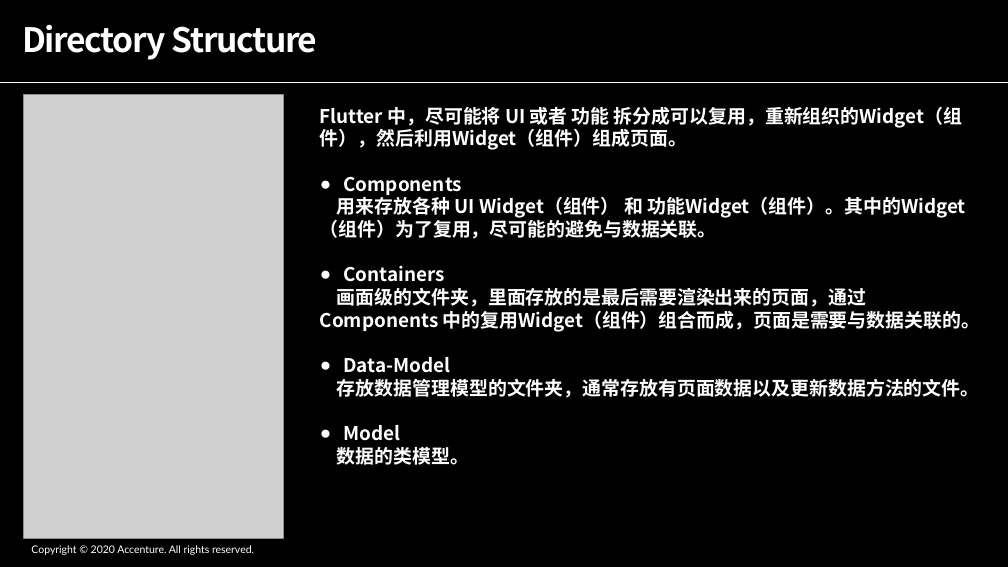
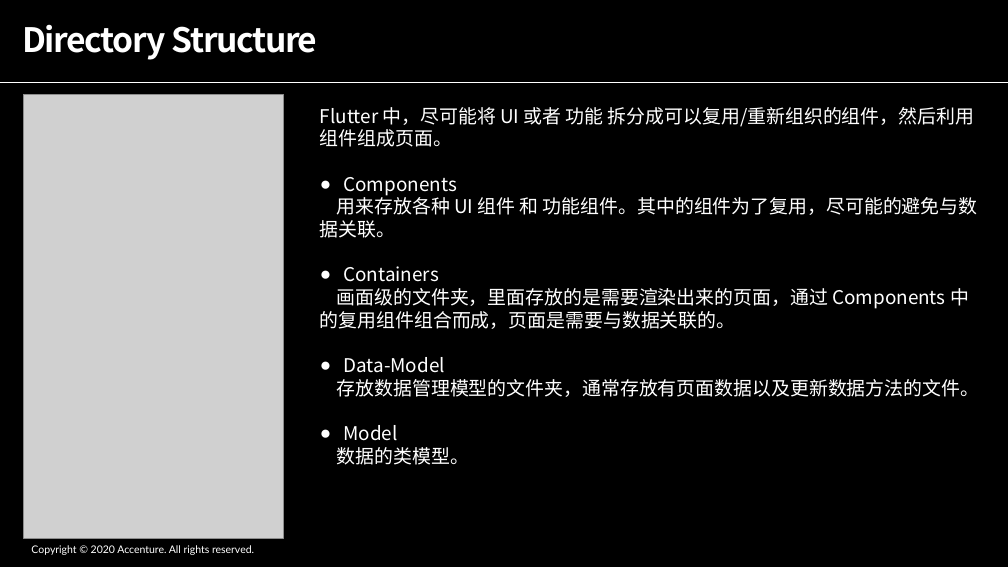
Before and after one commit to ShadowTricker/flutter_common, a slide deck: slide 4 of flutter_common.pptx. Drawn at 1008x567 pixels with LibreOffice and Linux fonts; fonts in the diff are those of the drawing; grey boxes stand for pictures. Boxes give left, top, right and bottom in pixels: in the first picture for what was removed or moved away, otherwise in the second. Text is boxed around its words. In the diff, an @@ line names an element or a change of style, - is before the commit and + after.

```diff
--- a/flutter_common.pptx
+++ b/flutter_common.pptx
@@ text at box(320, 107, 975, 147): text changed; bold off @@
-Flutter 中，尽可能将 UI 或者 功能 拆分成可以复用，重新组织的Widget（组件），然后利用Widget（组件）组成页面。
+Flutter 中，尽可能将 UI 或者 功能 拆分成可以复用/重新组织的组件，然后利用组件组成页面。
@@ text at box(337, 177, 980, 465): bold off in "Components", "Containers", "Data-Model", "存放数据管理模型的文件夹，通常存放有页面数据以及更新数据方法的文件。" and 2 more places @@
@@ text at box(320, 194, 978, 238): text changed; bold off @@
-用来存放各种 UI Widget（组件） 和 功能Widget（组件）。其中的Widget（组件）为了复用，尽可能的避免与数据关联。
+用来存放各种 UI 组件 和 功能组件。其中的组件为了复用，尽可能的避免与数据关联。
@@ text at box(320, 288, 969, 329): text changed; bold off @@
-画面级的文件夹，里面存放的是最后需要渲染出来的页面，通过 Components 中的复用Widget（组件）组合而成，页面是需要与数据关联的。
+画面级的文件夹，里面存放的是需要渲染出来的页面，通过 Components 中的复用组件组合而成，页面是需要与数据关联的。
```
Also in this commit, not shown: 8 other slides changed, 7 other files.
